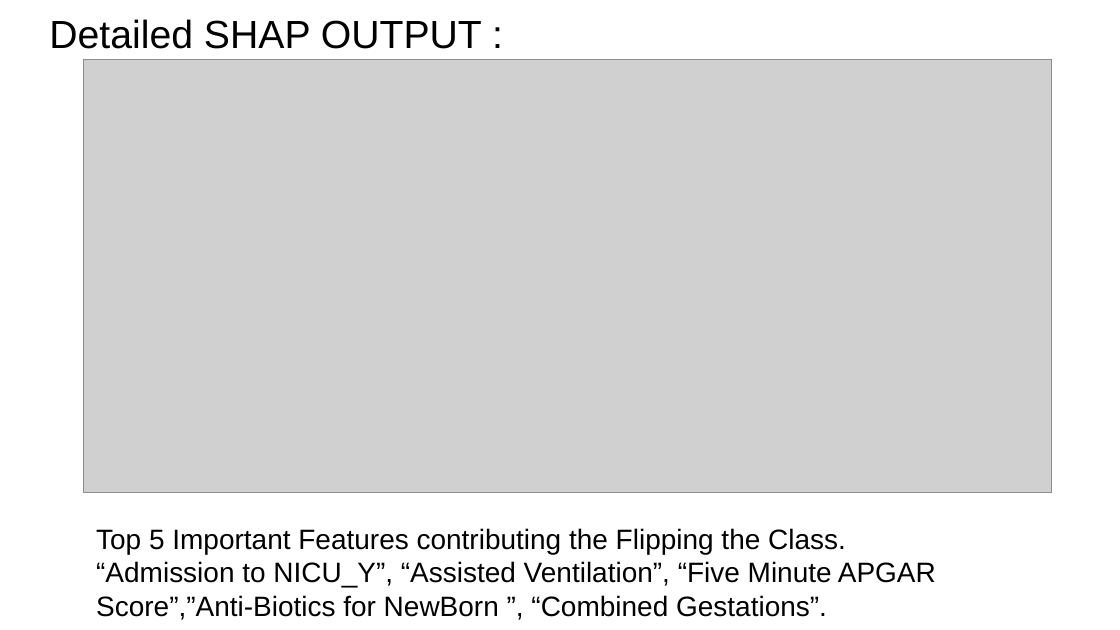
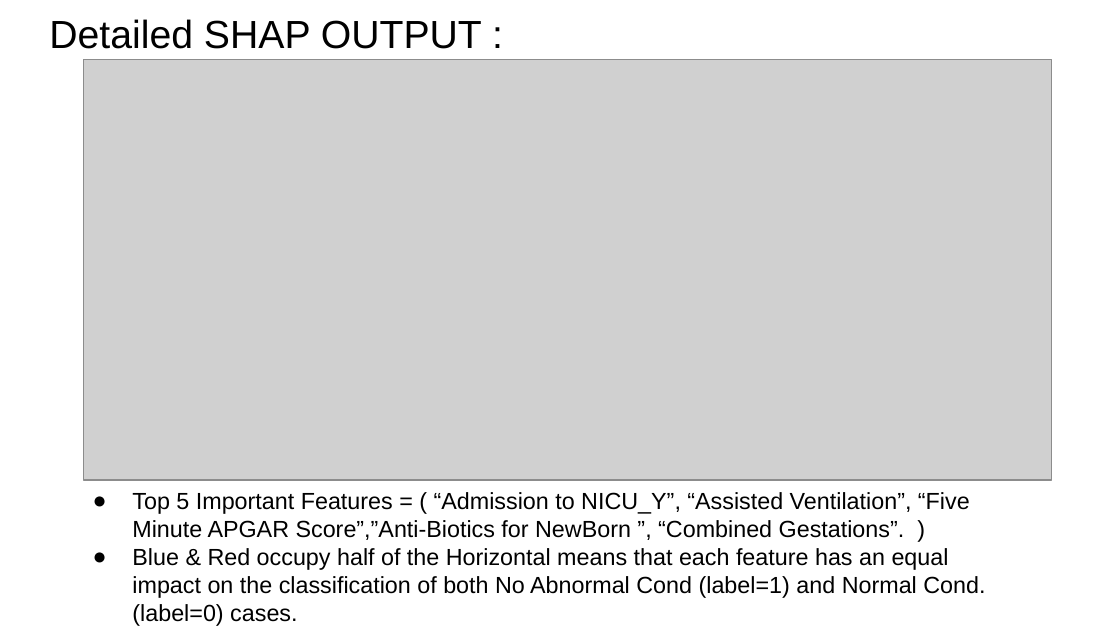
Before and after one commit to Udgata-ML/CDC-Data-CounterFactual, a slide deck: slide 7 of results/CDC Dataset CFs Partial RESULTS.pptx. Drawn at 1120x630 pixels with LibreOffice and Linux fonts; fonts in the diff are those of the drawing; grey boxes stand for pictures. Boxes give left, top, right and bottom in pixels: in the first picture for what was removed or moved away, otherwise in the second. Text is boxed around its words. In the diff, an @@ line names an element or a change of style, - is before the commit and + after.

```diff
--- a/results/CDC Dataset CFs Partial RESULTS.pptx
+++ b/results/CDC Dataset CFs Partial RESULTS.pptx
@@ picture: place and size @@
-picture at (84,59,1052,493)
+picture at (84,59,1052,480)
@@ text at (132,492,985,626): text changed; size 18 to 15 pt @@
-Top 5 Important Features contributing the Flipping the Class.
-“Admission to NICU_Y”, “Assisted Ventilation”, “Five Minute APGAR Score”,”Anti-Biotics for NewBorn ”, “Combined Gestations”.
+● Top 5 Important Features = ( “Admission to NICU_Y”, “Assisted Ventilation”, “Five Minute APGAR Score”,”Anti-Biotics for NewBorn ”, “Combined Gestations”. )
+● Blue & Red occupy half of the Horizontal means that each feature has an equal impact on the classification of both No Abnormal Cond (label=1) and Normal Cond. (label=0) cases.
```
Also in this commit, not shown: 9 other slides changed, 1 other file.
